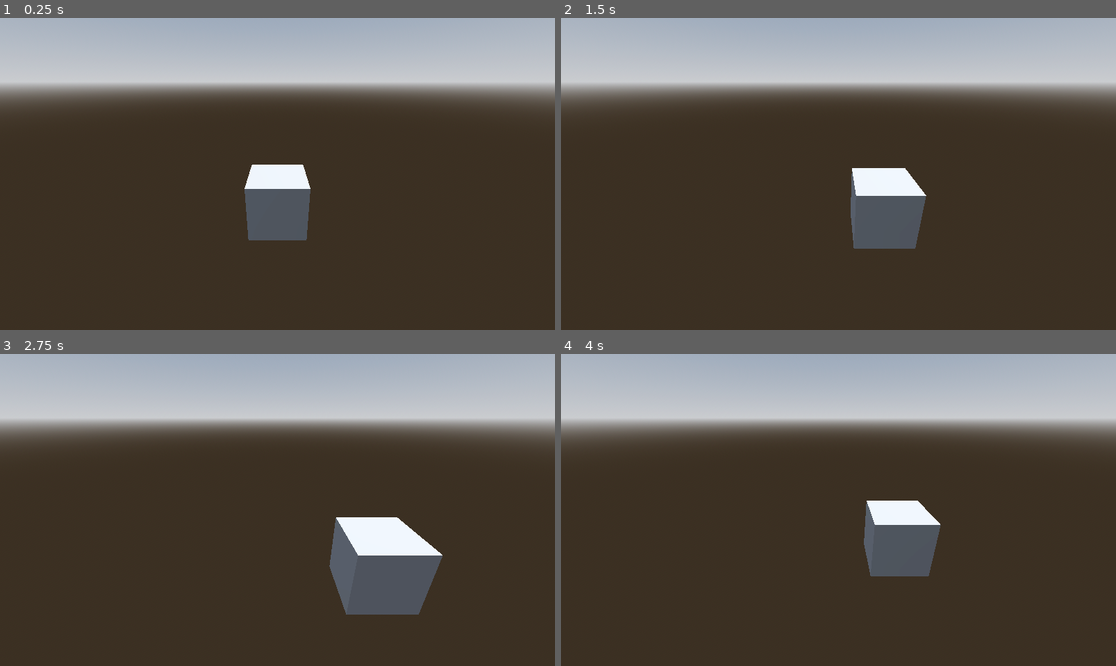
Above: before the commit, frames 1-4 (two rows, left to right).
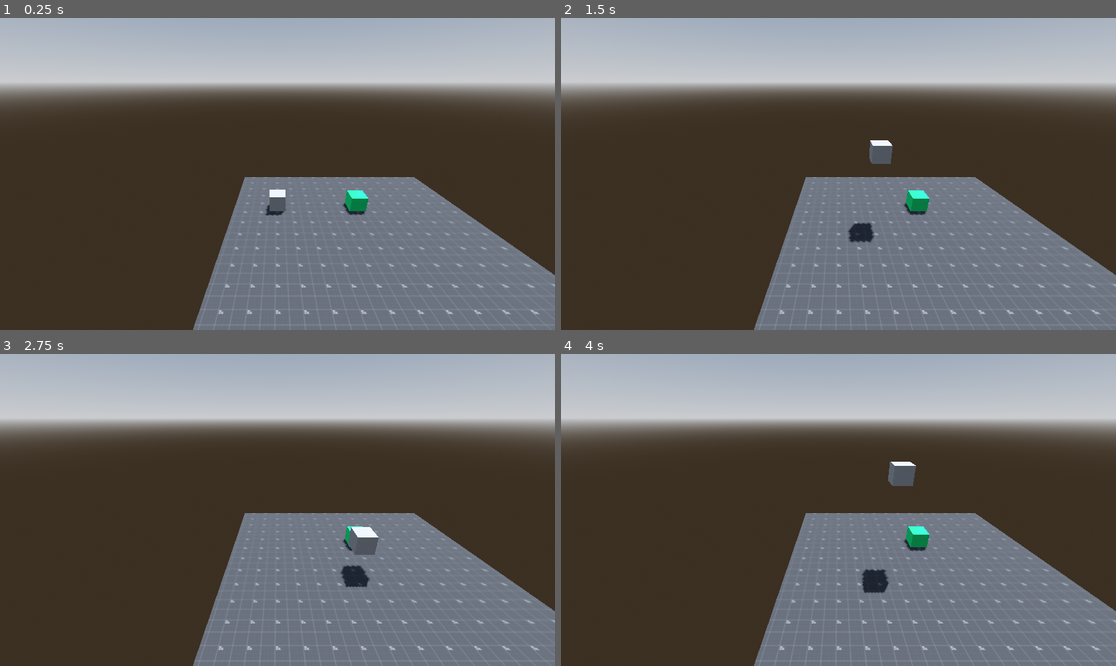
Above: after the commit, the same moments.

Repository: JulianRijken/SDR_Les
Game: Godot game, scene res://mijnscene.tscn
The game is run twice, just before and just after one commit, with the same random seed, the same clock (stepped at 60 frames per second) and the same inputs.
Inputs:
- Up to frame 1 (0.25 s): no input
- Up to frame 2 (1.5 s): tap Enter at 0.5 s; hold Right (move_right) 0.53-1.28 s; tap Space (jump, bound only after the commit) at 0.6, 0.77, 1.07, 1.35 s; hold S (move_backwards) from 1.28 s (still down)
- Up to frame 3 (2.75 s): tap Space (jump, bound only after the commit) at 1.52, 1.82, 2.1 s; release S (move_backwards) at 2.03 s; hold Right (move_right) from 2.03 s (still down)
- Up to frame 4 (4 s): release Right (move_right) at 2.78 s; hold W (move_forward) 2.78-3.53 s; tap Space (jump, bound only after the commit) at 2.85, 3.02, 3.32, 3.6, 3.77 s; hold Left (move_left) from 3.53 s (still down)

The runs differ from the first frame. In frame 1, 26% of the frame differs, in the area x 34-100%, y 46-100%; in frame 2, 26%; in frame 3, 25%; in frame 4, 26%, in the area x 34-100%, y 34-100%.

Commit message:
Made character double jump

Diff:
--- a/TankGame/character_body_3d.gd
+++ b/TankGame/character_body_3d.gd
@@ -1,8 +1,14 @@
 extends CharacterBody3D
 
 @export var speed = 14
+@export var jump_strenght = 20
+@export var max_extra_jumps : int = 2
 
+var times_jumped = 0
 var target_velocity = Vector3.ZERO
+
+#func _ready() -> void:
+	#Engine.max_fps = 5
 
 func _physics_process(delta):
 	var direction = Vector3.ZERO
@@ -16,7 +22,23 @@
 	if Input.is_action_pressed("move_forward"):
 		direction.z -= 1
 
-	print(direction)
+	print(times_jumped)
 
-	velocity = direction
+	if is_on_floor():
+		times_jumped = 0
+
+	if Input.is_action_just_pressed("jump"):
+		if is_on_floor() or times_jumped <= 1:
+			direction.y += jump_strenght
+			times_jumped += 1
+
+
+	velocity = direction * speed
+	velocity.y -= 1.81
+
 	move_and_slide()
+
+	# Prevent player from falling infenetly by respawning
+	var is_onder_map = position.y <= -10
+	if is_onder_map:
+		position = Vector3(0,0,0)
--- a/TankGame/mijnscene.tscn
+++ b/TankGame/mijnscene.tscn
@@ -1,6 +1,9 @@
-[gd_scene load_steps=7 format=3 uid="uid://bfrehxsb5nyj8"]
+[gd_scene load_steps=14 format=3 uid="uid://bfrehxsb5nyj8"]
 
 [ext_resource type="Script" uid="uid://ru3ns64kg1se" path="res://character_body_3d.gd" id="1_sekk4"]
+[ext_resource type="PackedScene" uid="uid://dxw7cledbpiia" path="res://addons/proto-csgs/proto_csg_box_3d.tscn" id="2_fbv3m"]
+[ext_resource type="Texture2D" uid="uid://cej3yoosomfd2" path="res://addons/proto-csgs/textures/dark/texture_13.png" id="3_shayv"]
+[ext_resource type="Texture2D" uid="uid://k27flduup4vl" path="res://addons/proto-csgs/textures/green/texture_09.png" id="4_shayv"]
 
 [sub_resource type="ProceduralSkyMaterial" id="ProceduralSkyMaterial_u6xtl"]
 sky_horizon_color = Color(0.66224277, 0.6717428, 0.6867428, 1)
@@ -19,6 +22,19 @@
 
 [sub_resource type="BoxMesh" id="BoxMesh_u6xtl"]
 
+[sub_resource type="StandardMaterial3D" id="StandardMaterial3D_kvart"]
+resource_local_to_scene = true
+albedo_texture = ExtResource("3_shayv")
+uv1_offset = Vector3(0.5, 0.5, 0.5)
+uv1_triplanar = true
+
+[sub_resource type="BoxShape3D" id="BoxShape3D_kvart"]
+
+[sub_resource type="StandardMaterial3D" id="StandardMaterial3D_sklrk"]
+albedo_texture = ExtResource("4_shayv")
+
+[sub_resource type="BoxMesh" id="BoxMesh_r60bd"]
+
 [node name="Node3D" type="Node3D"]
 
 [node name="WorldEnvironment" type="WorldEnvironment" parent="."]
@@ -30,7 +46,8 @@
 
 [node name="CharacterBody3D" type="CharacterBody3D" parent="."]
 script = ExtResource("1_sekk4")
-speed = 10
+speed = 3
+jump_strenght = 50
 
 [node name="CollisionShape3D" type="CollisionShape3D" parent="CharacterBody3D"]
 shape = SubResource("BoxShape3D_u6xtl")
@@ -39,4 +56,19 @@
 mesh = SubResource("BoxMesh_u6xtl")
 
 [node name="Camera3D" type="Camera3D" parent="."]
-transform = Transform3D(1, 0, 0, 0, 0.91088545, 0.41265935, 0, -0.41265935, 0.91088545, 0, 1.974911, 3.2115138)
+transform = Transform3D(1, 0, 0, 0, 0.91088545, 0.41265935, 0, -0.41265935, 0.91088545, 0, 6.9095135, 11.073053)
+
+[node name="ProtoCSGBox3D" parent="." instance=ExtResource("2_fbv3m")]
+transform = Transform3D(1, 0, 0, 0, 1, 0, 0, 0, 1, 4.4131613, -0.9411272, 1.9903591)
+size = Vector3(14.341431, 1, 13.003479)
+material = SubResource("StandardMaterial3D_kvart")
+
+[node name="StaticBody3D" type="StaticBody3D" parent="."]
+transform = Transform3D(1, 0, 0, 0, 1, 0, 0, 0, 1, 5, 0, 0)
+
+[node name="CollisionShape3D" type="CollisionShape3D" parent="StaticBody3D"]
+shape = SubResource("BoxShape3D_kvart")
+
+[node name="MeshInstance3D" type="MeshInstance3D" parent="StaticBody3D"]
+material_override = SubResource("StandardMaterial3D_sklrk")
+mesh = SubResource("BoxMesh_r60bd")
--- a/TankGame/project.godot
+++ b/TankGame/project.godot
@@ -41,3 +41,8 @@
 , Object(InputEventKey,"resource_local_to_scene":false,"resource_name":"","device":-1,"window_id":0,"alt_pressed":false …(186 unchanged characters)…
 ]
 }
+jump={
+"deadzone": 0.2,
+"events": [Object(InputEventKey,"resource_local_to_scene":false,"resource_name":"","device":-1,"window_id":0,"alt_pressed":false,"shift_pressed":false,"ctrl_pressed":false,"meta_pressed":false,"pressed":false,"keycode":0,"physical_keycode":32,"key_label":0,"unicode":32,"location":0,"echo":false,"script":null)
+]
+}
